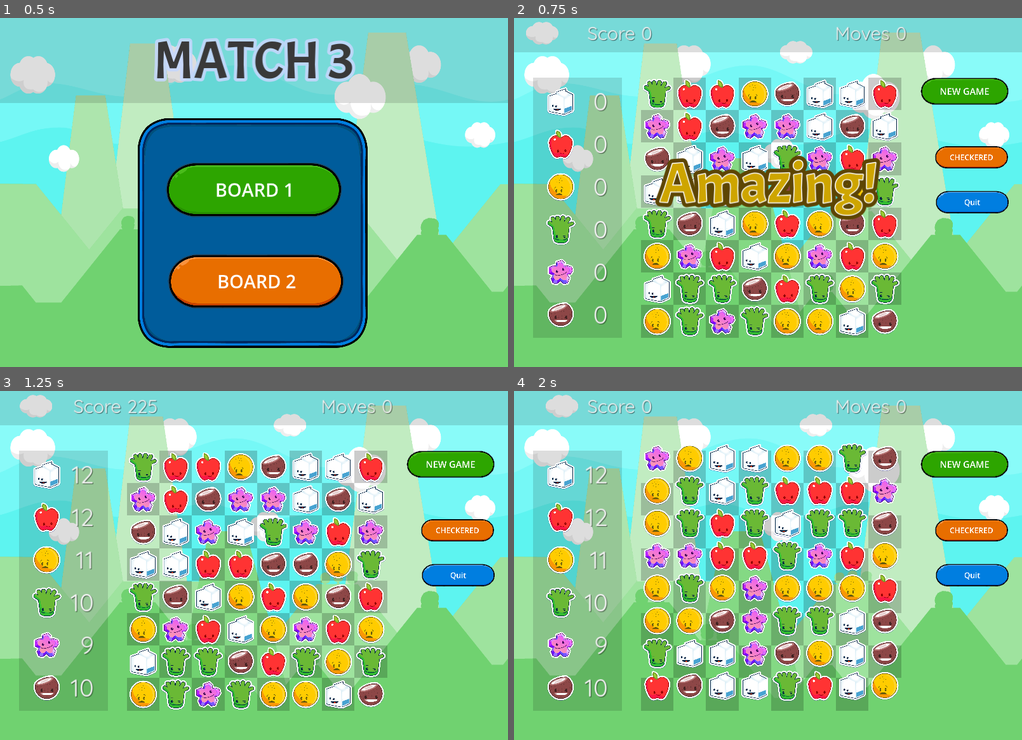
Above: before the commit, frames 1-4 (two rows, left to right).
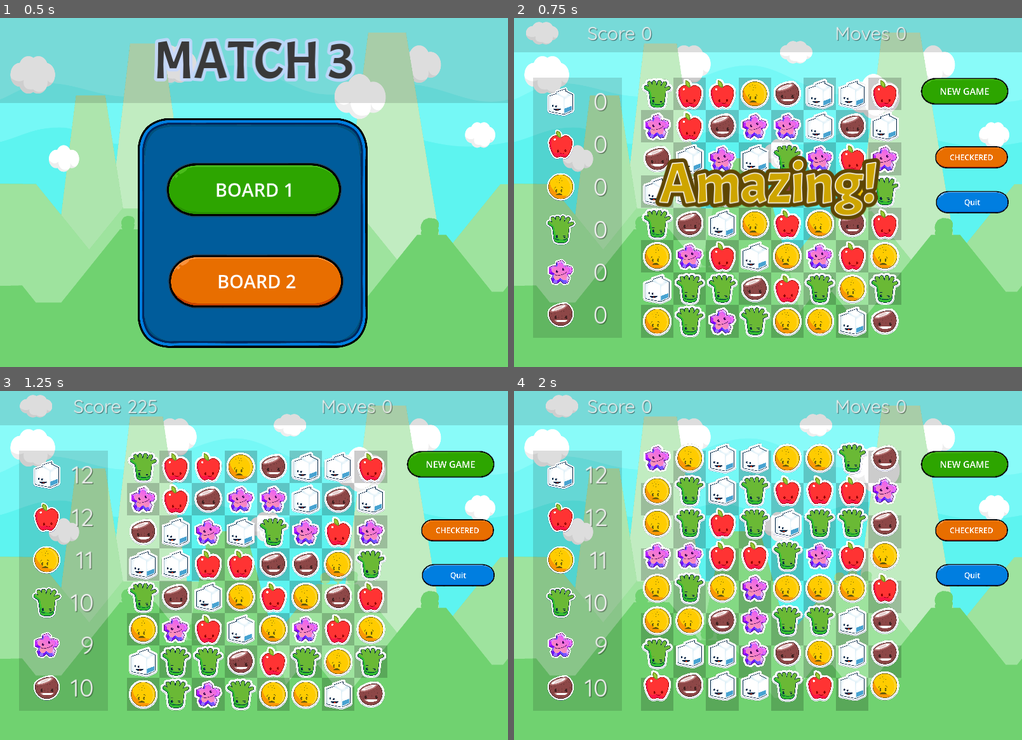
Above: after the commit, the same moments.

Repository: gitbrent/godot-match-3
Game: Godot game, scene res://main.tscn
The game is run twice, just before and just after one commit, with the same random seed, the same clock (stepped at 60 frames per second) and the same inputs.
Inputs:
- Up to frame 1 (0.5 s): no input
- Up to frame 2 (0.75 s): click "BOARD 1" at 0.5 s
- Up to frame 3 (1.25 s): no input
- Up to frame 4 (2 s): click "NEW GAME" at 1.25 s

Frame 1 is identical in both runs. In frame 2, 2.7% of the frame differs, in the area x 25-76%, y 17-92%; in frame 3, 3.1%; in frame 4, 3.2%, in the area x 25-76%, y 14-90%.

Commit message:
added more gems

Diff:
--- a/game_boards/all_common/cmn_gem_cell.gd
+++ b/game_boards/all_common/cmn_gem_cell.gd
@@ -34,13 +34,29 @@
 	Enums.GemColor.BLU: preload("res://assets/gems/gems/gem5.png"),
 	Enums.GemColor.PRP: preload("res://assets/gems/gems/gem6.png")
 }
-const gem_textures_space: Dictionary = {
+const gem_textures_space2: Dictionary = {
 	Enums.GemColor.RED: preload("res://assets/gems/space/Space_R.png"),
 	Enums.GemColor.ORG: preload("res://assets/gems/space/Space_O.png"),
 	Enums.GemColor.YLW: preload("res://assets/gems/space/Space_Y.png"),
 	Enums.GemColor.GRN: preload("res://assets/gems/space/Space_G.png"),
 	Enums.GemColor.BLU: preload("res://assets/gems/space/Space_B.png"),
 	Enums.GemColor.PRP: preload("res://assets/gems/space/Space_P.png")
+}
+const gem_textures_space: Dictionary = {
+	Enums.GemColor.RED: preload("res://assets/gems/gems2/gem_z.png"),
+	Enums.GemColor.ORG: preload("res://assets/gems/gems2/gem_o.png"),
+	Enums.GemColor.YLW: preload("res://assets/gems/gems2/gem_x.png"),
+	Enums.GemColor.GRN: preload("res://assets/gems/gems2/gem_g.png"),
+	Enums.GemColor.BLU: preload("res://assets/gems/gems2/gem_b.png"),
+	Enums.GemColor.PRP: preload("res://assets/gems/gems2/gem_p.png")
+}
+const gem_textures_space1: Dictionary = {
+	Enums.GemColor.RED: preload("res://assets/gems/space-fun/gem-space-fun-r.png"),
+	Enums.GemColor.ORG: preload("res://assets/gems/space-fun/gem-space-fun-o.png"),
+	Enums.GemColor.YLW: preload("res://assets/gems/space-fun/gem-space-fun-y.png"),
+	Enums.GemColor.GRN: preload("res://assets/gems/space-fun/gem-space-fun-g.png"),
+	Enums.GemColor.BLU: preload("res://assets/gems/space-fun/gem-space-fun-b.png"),
+	Enums.GemColor.PRP: preload("res://assets/gems/space-fun/gem-space-fun-p.png")
 }
 var gem_textures:Dictionary = gem_textures_food
 
@@ -111,6 +127,7 @@
 	anim_player_fx.play("highlight")
 
 func unhighlight():
+	print("UNNNNNN")
 	anim_player_fx.stop()
 	highlight_rect.color = Color('ffffff00')
 
--- a/game_boards/all_common/cmn_gem_cell.tscn
+++ b/game_boards/all_common/cmn_gem_cell.tscn
@@ -1,6 +1,7 @@
-[gd_scene load_steps=91 format=3 uid="uid://8rbpehubrrps"]
+[gd_scene load_steps=93 format=3 uid="uid://8rbpehubrrps"]
 
 [ext_resource type="Script" path="res://game_boards/all_common/cmn_gem_cell.gd" id="1_taq7m"]
+[ext_resource type="Shader" path="res://game_boards/board_space/assets/gem_cell.gdshader" id="2_aext1"]
 [ext_resource type="Texture2D" uid="uid://duau66qew6757" path="res://assets/gems/food/characters_0001.png" id="2_nap56"]
 [ext_resource type="Texture2D" uid="uid://c4u0bdf7rh0u3" path="res://assets/gems/gems/Overlay-Lock.png" id="3_ry8vu"]
 [ext_resource type="Texture2D" uid="uid://cooat8cgq2rb4" path="res://assets/gems/gems/Overlay-Ice.png" id="4_r411p"]
@@ -16,6 +17,11 @@
 
 [sub_resource type="StyleBoxFlat" id="StyleBoxFlat_lpbyf"]
 bg_color = Color(0, 0, 0, 0.533333)
+
+[sub_resource type="ShaderMaterial" id="ShaderMaterial_careo"]
+shader = ExtResource("2_aext1")
+shader_parameter/line_color = Color(1, 1, 1, 1)
+shader_parameter/line_thickness = 5.0
 
 [sub_resource type="Animation" id="Animation_3mn62"]
 resource_name = "explode"
@@ -678,6 +684,7 @@
 color = Color(1, 1, 1, 0)
 
 [node name="Sprite2D" type="Sprite2D" parent="."]
+material = SubResource("ShaderMaterial_careo")
 position = Vector2(64, 64)
 scale = Vector2(0.5, 0.5)
 texture = ExtResource("2_nap56")
Binary file added: assets/bkgd/anim-asteroid.png
Binary file added: assets/gems/gems2/gem_b.png
Not shown, added: assets/gems/gems2/gem_b.png.import
Binary file added: assets/gems/gems2/gem_g.png
Not shown, added: assets/gems/gems2/gem_g.png.import
Binary file added: assets/gems/gems2/gem_o.png
Not shown, added: assets/gems/gems2/gem_o.png.import
Not shown, added: assets/gems/gems2/gem_o2.png.import
Binary file added: assets/gems/gems2/gem_p.png
Not shown, added: assets/gems/gems2/gem_p.png.import
Binary file added: assets/gems/gems2/gem_x.png
Not shown, added: assets/gems/gems2/gem_x.png.import
(and 16 more such lines)
